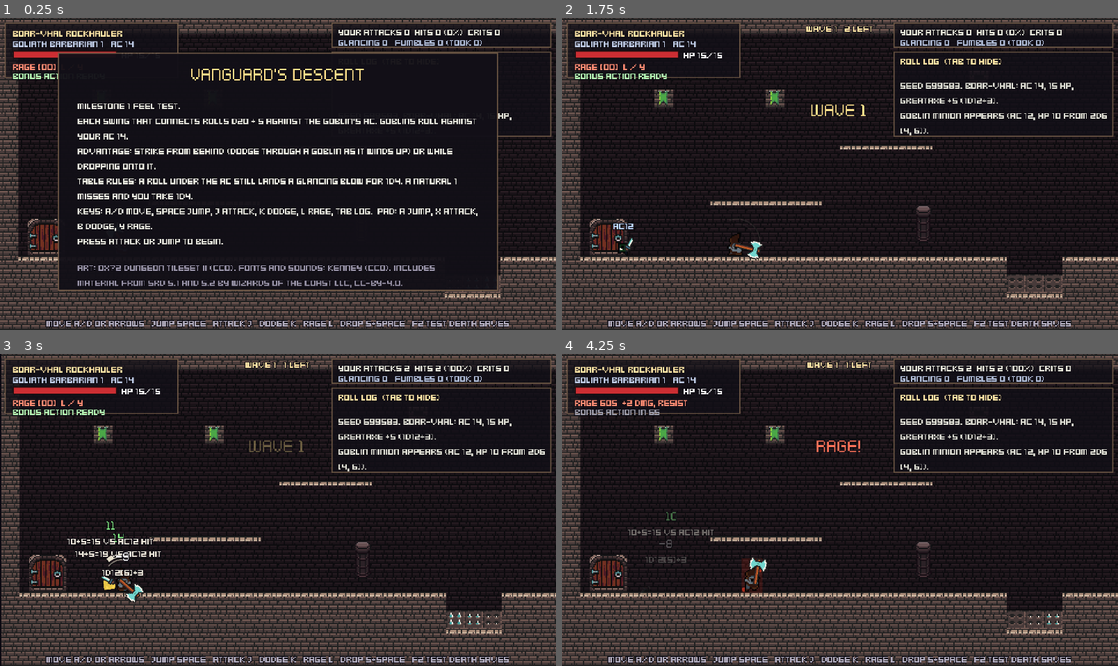
Above: before the commit, frames 1-4 (two rows, left to right).
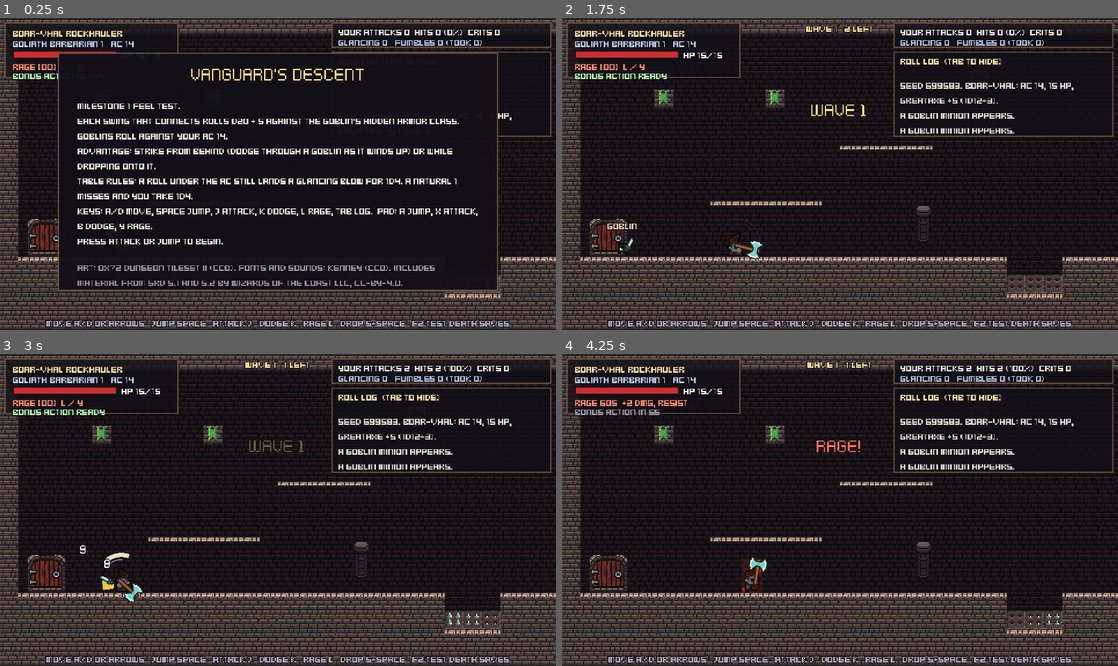
Above: after the commit, the same moments.

Repository: classifiedsecret/table-notes
Game: Godot game, scene res://main.tscn
Same seed, same stepped clock (60 frames per second), same inputs: the game is played once before the commit and once after it.
Inputs (mouse positions are in pixels of both pictures, inside the frame that each line leads up to):
- Up to frame 1 (0.25 s): no input
- Up to frame 2 (1.75 s): tap Enter (confirm) at 0.5 s; move the mouse to (962, 158) at 0.52 s; hold D (move_right) 0.53-1.25 s; tap J (attack) at 0.6 s; click (962, 158) at 0.67 s; tap Space (jump) at 0.77 s; drag from (728, 189) to (812, 236) at 1.27 s
- Up to frame 3 (3 s): move the mouse to (333, 441) at 2.02 s; hold A (move_left) 2.03-2.75 s; tap Enter (confirm) at 2.1 s; tap J (attack) at 2.3 s; drag from (250, 572) to (111, 463) at 2.77 s
- Up to frame 4 (4.25 s): move the mouse to (1006, 556) at 3.52 s; hold D (move_right) from 3.53 s (still down); tap L (rage) at 3.6 s; tap Space (jump) at 3.77 s; tap J (attack) at 3.8 s

The runs differ from the first frame. In frame 1, 0.5% of the frame differs, in the area x 13-86%, y 32-39%; in frame 2, 0.7%; in frame 3, 11%, in the area x 0-100%, y 0-100%; in frame 4, 0.9%.

Commit message:
Vanguard's Descent M1: playtest fixes for readability
- Death save card now closes when Boar-vhal rises.
- Screen shake removed.
- Floating text shows only damage numbers and MISS, flung away from
  the attacker at varied angles; dice maths moved to the roll log.
- Monster Armor Class hidden (tags, pop-ups and log): name tags
  replace AC tags and stack on rows when goblins bunch up.
- Goblins keep personal space so a pack reads as separate bodies.
- Test modes reachable from the page address (?test=crowd, ds, pit).

Co-Authored-By: Claude Opus 5.5 <noreply@anthropic.com>
Claude-Session: https://claude.ai/code/session_01FFZszJXgzQJUaVBRjoWg3e

Diff:
--- a/game-src/scripts/data/creatures.gd
+++ b/game-src/scripts/data/creatures.gd
@@ -22,6 +22,7 @@
 ## Goblin Minion (SRD 5.2, CR 1/8): AC 12, HP 7 (2d6), Dagger +4, 4 (1d4 + 2) piercing.
 const GOBLIN_MINION := {
 	"name": "Goblin Minion",
+	"display": "Goblin",
 	"ac": 12, "hp_count": 2, "hp_sides": 6,
 	"speed_ft": 30,
 	"weapon": {"name": "Dagger", "attack": 4, "count": 1, "sides": 4, "bonus": 2, "type": "piercing"},
@@ -32,6 +33,7 @@
 ## Goblin Warrior (SRD 5.2, CR 1/4): AC 15, HP 10 (3d6), Scimitar +4, 5 (1d6 + 2) slashing.
 const GOBLIN_WARRIOR := {
 	"name": "Goblin Warrior",
+	"display": "Goblin Warrior",
 	"ac": 15, "hp_count": 3, "hp_sides": 6,
 	"speed_ft": 30,
 	"weapon": {"name": "Scimitar", "attack": 4, "count": 1, "sides": 6, "bonus": 2, "type": "slashing"},
--- a/game-src/scripts/game/enemy.gd
+++ b/game-src/scripts/game/enemy.gd
@@ -37,7 +37,7 @@
 		max_hp += v
 	hp = max_hp
 	speed = 86.0 if d.name == "Goblin Minion" else 74.0
-	game.log_line("%s appears (AC %d, HP %d from %dd%d %s)." % [d.name, ac, hp, d.hp_count, d.hp_sides, str(hp_roll)])
+	game.log_line("A %s appears." % d.name)
 
 
 func _ready() -> void:
@@ -123,7 +123,7 @@
 			else:
 				if dir != 0.0:
 					facing = int(dir)
-				var close := absf(dx) < 20.0 and absf(dy) < 18.0
+				var close := absf(dx) < 22.0 and absf(dy) < 18.0
 				if close and _cd <= 0.0 and is_on_floor():
 					_go(State.WINDUP)
 					velocity.x = 0.0
@@ -184,13 +184,26 @@
 			if not p.is_down():
 				_go(State.CHASE)
 
+	# Keep personal space from other goblins so a pack reads as separate bodies.
+	if state != State.DEAD and state != State.STRIKE:
+		var push := 0.0
+		for o: Enemy in game.living_enemies():
+			if o == self:
+				continue
+			var ox := global_position.x - o.global_position.x
+			if absf(ox) < 20.0 and absf(global_position.y - o.global_position.y) < 14.0:
+				var side := signf(ox) if ox != 0.0 else (1.0 if get_instance_id() > o.get_instance_id() else -1.0)
+				push += side * (20.0 - absf(ox)) * 30.0
+		if push != 0.0 and (_ground_ahead_dir(signf(push)) or not is_on_floor()):
+			velocity.x = clampf(velocity.x + push * delta * 10.0, -speed * 1.3, speed * 1.3)
+
 	var g: float = ProjectSettings.get_setting("physics/2d/default_gravity")
 	velocity.y = minf(420.0, velocity.y + g * delta)
 	move_and_slide()
 	visual.scale.x = facing
 	if state != State.DEAD:
 		sprite.play("run" if absf(velocity.x) > 10.0 else "idle")
-	bar.call("set_values", hp, max_hp, ac, _show_bar > 0.0 or hp < max_hp)
+	bar.call("set_values", hp, max_hp, data.display, _show_bar > 0.0 or hp < max_hp)
 
 
 func _on_platform() -> bool:
@@ -211,6 +224,10 @@
 	return on_plat
 
 
+func _ground_ahead_dir(d: float) -> bool:
+	return game.room.is_ground_at(global_position + Vector2(d * 9.0, 4.0))
+
+
 func _ground_ahead() -> bool:
 	var probe := global_position + Vector2(facing * 9.0, 4.0)
 	return game.room.is_ground_at(probe)
--- a/game-src/scripts/game/enemy_bar.gd
+++ b/game-src/scripts/game/enemy_bar.gd
@@ -1,25 +1,32 @@
 extends Node2D
-## Tiny HP bar and AC tag above a monster.
+## Name tag and small HP bar above a monster. Armor Class stays hidden, as at the table.
 
 var _hp := 1
 var _max := 1
-var _ac := 10
+var _name := ""
 var _show := false
 
 
-func set_values(hp: int, max_hp: int, ac: int, show_bar: bool) -> void:
-	if hp != _hp or max_hp != _max or ac != _ac or show_bar != _show:
+func label_width() -> float:
+	return Art.FONT.get_string_size(_name.to_upper(), HORIZONTAL_ALIGNMENT_LEFT, -1, 8).x
+
+
+func set_values(hp: int, max_hp: int, display_name: String, show_bar: bool) -> void:
+	if hp != _hp or max_hp != _max or display_name != _name or show_bar != _show:
 		_hp = hp
 		_max = max_hp
-		_ac = ac
+		_name = display_name
 		_show = show_bar
 		queue_redraw()
 
 
 func _draw() -> void:
 	var font := Art.FONT
-	draw_string_outline(font, Vector2(-8, -1), "AC%d" % _ac, HORIZONTAL_ALIGNMENT_LEFT, -1, 8, 2, Color(0.05, 0.04, 0.07))
-	draw_string(font, Vector2(-8, -1), "AC%d" % _ac, HORIZONTAL_ALIGNMENT_LEFT, -1, 8, Color(0.75, 0.85, 1.0))
+	var text := _name.to_upper()
+	var w := font.get_string_size(text, HORIZONTAL_ALIGNMENT_LEFT, -1, 8).x
+	var p := Vector2(-w / 2.0, -1).round()
+	draw_string_outline(font, p, text, HORIZONTAL_ALIGNMENT_LEFT, -1, 8, 2, Color(0.05, 0.04, 0.07))
+	draw_string(font, p, text, HORIZONTAL_ALIGNMENT_LEFT, -1, 8, Color(0.9, 0.82, 0.7))
 	if _show:
 		draw_rect(Rect2(-9, 1, 18, 3), Color(0.05, 0.04, 0.07))
 		draw_rect(Rect2(-8, 2, 16.0 * _hp / maxf(1.0, _max), 1), Color(0.85, 0.2, 0.2))
--- a/game-src/scripts/game/float_text.gd
+++ b/game-src/scripts/game/float_text.gd
@@ -10,6 +10,16 @@
 var _life := 0.0
 var _duration := 1.3
 var _vel := Vector2(0, -22)
+var _gravity := 0.0
+
+
+## Like spawn, but flung outward from `pos` along `dir` in a short arc.
+static func fling(parent: Node, pos: Vector2, dir: Vector2, big: String, small: String, color: Color,
+		tumble_sides := 0, duration := 1.3) -> FloatText:
+	var f := spawn(parent, pos, big, small, color, tumble_sides, duration)
+	f._vel = dir.normalized() * 120.0
+	f._gravity = 80.0
+	return f
 
 
 static func spawn(parent: Node, pos: Vector2, big: String, small: String, color: Color,
@@ -50,7 +60,8 @@
 		return
 	scale = scale.lerp(Vector2.ONE, minf(1.0, delta * 14.0))
 	position += _vel * delta
-	_vel.y *= 0.96
+	_vel.y += _gravity * delta
+	_vel *= 0.97
 	var t := _life / _duration
 	modulate.a = 1.0 if t < 0.7 else maxf(0.0, 1.0 - (t - 0.7) / 0.3)
 	if _life >= _duration:
--- a/game-src/scripts/game/hud.gd
+++ b/game-src/scripts/game/hud.gd
@@ -96,6 +96,7 @@
 	ds_text.size = Vector2(150, 10)
 	ds_text.horizontal_alignment = HORIZONTAL_ALIGNMENT_CENTER
 	ds_panel.visible = false
+	(ds_panel.get_theme_stylebox("panel") as StyleBoxFlat).bg_color = Color(0.07, 0.06, 0.09, 0.96)
 
 	center_panel = _panel(Vector2(50, 30), Vector2(380, 206))
 	center_title = _label(center_panel, Vector2(0, 8), "", 24, Color(1, 0.88, 0.55), true)
--- a/game-src/scripts/game/main.gd
+++ b/game-src/scripts/game/main.gd
@@ -15,7 +15,6 @@
 var wave := 0
 var enemies: Array[Enemy] = []
 var stats := {"swings": 0, "rolls": 0, "hits": 0, "crits": 0, "fumbles": 0, "glances": 0, "self": 0, "taken": 0, "kills": 0}
-var _shake := 0.0
 var _wave_timer := -1.0
 var _door_toggle := 0
 
@@ -55,8 +54,34 @@
 	hud.build(self)
 	log_line("Seed %d. Boar-vhal: AC 14, 15 HP, Greataxe +5 (1d12+3)." % seed_value)
 
-	if OS.get_cmdline_user_args().has("--pittest"):
+	if _test("crowd") or _test("ds"):
 		phase = Phase.PLAY
+		hud.hide_center()
+		player.global_position = Vector2(300, 208)
+		if _test("crowd"):
+			player.max_hp = 999
+			player.hp = 999
+			for i in 4:
+				var e := Enemy.new()
+				e.setup(self, Creatures.monster("minion" if i % 2 else "warrior"))
+				e.position = room.doors[0] + Vector2(i * 2, 0)
+				e.facing = 1
+				add_child(e)
+				enemies.append(e)
+		var tm := Timer.new()
+		tm.wait_time = 0.5
+		tm.autostart = true
+		tm.timeout.connect(func():
+			var xs: Array = living_enemies().map(func(x): return roundi(x.global_position.x))
+			xs.sort()
+			print("[t] enemies x=%s  player hp=%d state=%s  ds_panel=%s" % [str(xs), player.hp, Player.State.keys()[player.state], hud.ds_panel.visible]))
+		add_child(tm)
+		if _test("ds"):
+			player.force_down()
+		return
+	if _test("pit"):
+		phase = Phase.PLAY
+		hud.hide_center()
 		player.global_position = Vector2(24 * 16 + 24, 150)
 		var tm := Timer.new()
 		tm.wait_time = 0.25
@@ -68,12 +93,22 @@
 		_start()
 	else:
 		hud.show_center("VANGUARD'S DESCENT", "Milestone 1 feel test.\n" +
-			"Each swing that connects rolls d20 + 5 against the goblin's AC. Goblins roll against your AC 14.\n" +
+			"Each swing that connects rolls d20 + 5 against the goblin's hidden Armor Class. Goblins roll against your AC 14.\n" +
 			"Advantage: strike from behind (dodge through a goblin as it winds up) or while dropping onto it.\n" +
 			"Table rules: a roll under the AC still lands a glancing blow for 1d4. A natural 1 misses and you take 1d4.\n" +
 			"Keys: A/D move, Space jump, J attack, K dodge, L Rage, Tab log.  Pad: A jump, X attack, B dodge, Y Rage.\n" +
 			"Press attack or jump to begin.",
 			"Art: 0x72 Dungeon Tileset II (CC0). Fonts and sounds: Kenney (CC0). Includes material from SRD 5.1 and 5.2 by Wizards of the Coast LLC, CC-BY-4.0.")
+
+
+## Test modes: "--crowdtest" on the command line, or "?test=crowd" in the page address.
+func _test(name: String) -> bool:
+	if OS.get_cmdline_user_args().has("--%stest" % name):
+		return true
+	if OS.has_feature("web"):
+		var q = JavaScriptBridge.eval("window.location.search", true)
+		return q is String and (q as String).contains("test=" + name)
+	return false
 
 
 func _setup_input() -> void:
@@ -176,12 +211,25 @@
 			_spawn_wave()
 
 	camera.global_position = player.global_position + Vector2(player.facing * 24.0, -20.0)
-	if _shake > 0.0:
-		_shake = maxf(0.0, _shake - delta * 12.0)
-		camera.offset = Vector2(randf_range(-_shake, _shake), randf_range(-_shake, _shake)).round()
-	else:
-		camera.offset = Vector2.ZERO
 	hud.refresh(player, stats, wave, living_enemies().size())
+	_layout_name_tags()
+
+
+## Stack monster name tags on extra rows when neighbours' names would overlap.
+func _layout_name_tags() -> void:
+	var es := living_enemies()
+	es.sort_custom(func(a, b): return a.global_position.x < b.global_position.x)
+	var row_end: Array[float] = []
+	for e in es:
+		var w: float = e.bar.call("label_width") + 4.0
+		var left := e.global_position.x - w / 2.0
+		var row := 0
+		while row < row_end.size() and row_end[row] > left:
+			row += 1
+		if row == row_end.size():
+			row_end.append(0.0)
+		row_end[row] = e.global_position.x + w / 2.0
+		e.bar.position.y = -22.0 - 9.0 * row
 
 
 func _spawn_wave() -> void:
@@ -229,47 +277,32 @@
 
 func show_attack(attacker: Node2D, target: Node2D, weapon: String, atk: Dictionary, dmg: Dictionary,
 		reasons: Array, glancing: bool) -> void:
+	# Floating text shows only damage and misses. The full roll goes to the roll log.
 	var by_player := attacker == player
-	var color := Color(0.55, 1.0, 0.55) if atk.hit else Color(0.72, 0.72, 0.76)
 	var verdict := "HIT" if atk.hit else "MISS"
 	if atk.crit:
-		color = Color(1.0, 0.85, 0.25)
-		verdict = "CRIT!"
+		verdict = "CRIT"
 	elif atk.fumble:
-		color = Color(1.0, 0.4, 0.35)
 		verdict = "NAT 1"
 	elif glancing:
 		verdict = "GLANCE"
-		color = Color(0.85, 0.85, 0.6)
-		if by_player:
-			stats.glances += 1
-	if not by_player:
-		color = Color(1.0, 0.5, 0.45) if atk.hit else Color(0.6, 0.8, 1.0)
-		if atk.crit:
-			color = Color(1.0, 0.3, 0.2)
 	var dice_txt := str(atk.rolls[0]) if atk.rolls.size() == 1 else "%d|%d" % [atk.rolls[0], atk.rolls[1]]
 	var mode_txt := ""
 	if atk.mode == Dice.Mode.ADVANTAGE:
-		mode_txt = " ADV"
+		mode_txt = "ADV"
 	elif atk.mode == Dice.Mode.DISADVANTAGE:
-		mode_txt = " DIS"
-	var small := "%s+%d=%d vs AC%d %s%s" % [dice_txt, atk.bonus, atk.total, atk.ac, verdict, mode_txt]
-	var head := target.global_position + Vector2(0, -34 if by_player else -42)
-	# Stack pop-ups that land on the same target close together.
-	var now := Time.get_ticks_msec()
-	var last: int = target.get_meta("pop_t", 0)
-	var stack: int = target.get_meta("pop_n", 0) + 1 if now - last < 700 else 0
-	target.set_meta("pop_t", now)
-	target.set_meta("pop_n", stack)
-	head.y -= 16 * stack
-	FloatText.spawn(self, head, str(atk.kept), small, color, 20, 1.4)
-	sfx.play("die", -8.0, 0.15)
+		mode_txt = "DIS"
+	sfx.play("die", -12.0, 0.15)
 
 	var who_a: String = "Boar-vhal" if by_player else attacker.data.name
 	var who_t: String = target.data.name if by_player else "Boar-vhal"
-	var line := "%s %s vs %s: d20 %s +%d = %d vs AC %d, %s" % [who_a, weapon, who_t, dice_txt, atk.bonus, atk.total, atk.ac, verdict]
+	var line := ""
+	if by_player:
+		line = "%s %s vs %s: d20 %s +%d = %d, %s" % [who_a, weapon, who_t, dice_txt, atk.bonus, atk.total, verdict]
+	else:
+		line = "%s %s vs %s: d20 %s +%d = %d vs AC %d, %s" % [who_a, weapon, who_t, dice_txt, atk.bonus, atk.total, atk.ac, verdict]
 	if mode_txt != "":
-		line += " (%s: %s)" % [mode_txt.strip_edges(), ", ".join(reasons)]
+		line += " (%s: %s)" % [mode_txt, ", ".join(reasons)]
 	if by_player:
 		stats.rolls += 1
 		if atk.hit:
@@ -278,42 +311,63 @@
 			stats.crits += 1
 		if atk.fumble:
 			stats.fumbles += 1
+		if glancing:
+			stats.glances += 1
 
 	if not dmg.is_empty():
 		var faces := ",".join(dmg.faces.map(func(v): return str(v)))
-		var dsmall := "%dd%d[%s]%+d" % [dmg.faces.size(), dmg.sides, faces, dmg.bonus]
-		if dmg.resisted:
-			dsmall += " halved"
-		line += ", %d damage (%s)" % [dmg.total, dsmall]
-		var dcol := Color(1, 1, 1) if by_player else Color(1, 0.35, 0.3)
-		var t := get_tree().create_timer(0.2)
-		t.timeout.connect(func():
-			if is_instance_valid(target):
-				FloatText.spawn(self, target.global_position + Vector2(10 * (1 if by_player else -1), -18), "-%d" % dmg.total, dsmall, dcol, 0, 1.1, 16))
+		line += ", %d damage (%dd%d[%s]%+d%s)" % [dmg.total, dmg.faces.size(), dmg.sides, faces, dmg.bonus, " halved" if dmg.resisted else ""]
+		var col := Color(1, 1, 1)
+		if by_player:
+			if atk.crit:
+				col = Color(1.0, 0.85, 0.25)
+			elif glancing:
+				col = Color(0.78, 0.76, 0.66)
+		else:
+			col = Color(1.0, 0.38, 0.32)
+		FloatText.fling(self, target.global_position + Vector2(0, -16), _away_dir(target, attacker), str(dmg.total), "", col, 0, 1.1)
 		if by_player:
 			sfx.play("crit" if atk.crit else ("hit_light" if glancing else "hit"), -4.0 if atk.crit else -3.0)
-			hitstop(0.09 if atk.crit else 0.05)
-			shake(4.0 if atk.crit else 1.5)
+			if not glancing:
+				hitstop(0.09 if atk.crit else 0.05)
 		else:
 			stats.taken += dmg.total
-	elif by_player:
-		sfx.play("deflect", -5.0)
+	else:
+		FloatText.fling(self, target.global_position + Vector2(0, -24), _roll_dir(), "MISS", "", Color(0.72, 0.74, 0.8), 0, 0.9)
+		if by_player:
+			sfx.play("deflect", -5.0)
 	log_line(line + ".")
+
+
+var _pop_n := 0
+
+
+## Attack rolls rise from the target's head, leaning alternately left and right.
+func _roll_dir() -> Vector2:
+	_pop_n += 1
+	return Vector2(-0.8 if _pop_n % 2 == 0 else 0.8, -1.0)
+
+
+## Damage flies away from whoever dealt it, at a varied angle so numbers fan out.
+func _away_dir(target: Node2D, source: Node2D) -> Vector2:
+	_pop_n += 1
+	var side := signf(target.global_position.x - source.global_position.x)
+	if side == 0.0:
+		side = 1.0
+	var lift: float = [-0.35, -0.9, -0.6][_pop_n % 3]
+	return Vector2(side * 1.4, lift)
 
 
 func show_fumble(p: Node2D, dmg: Dictionary) -> void:
 	stats.self += dmg.total
 	var t := get_tree().create_timer(0.25)
 	t.timeout.connect(func():
-		FloatText.spawn(self, p.global_position + Vector2(-10, -22), "-%d" % dmg.total, "NAT 1 FUMBLE 1D4[%d]" % dmg.faces[0], Color(1, 0.4, 0.3), 0, 1.3, 16))
+		FloatText.fling(self, p.global_position + Vector2(0, -14), Vector2(-p.facing * 1.4, -0.7), str(dmg.total), "", Color(1, 0.4, 0.3), 0, 1.1))
 	log_line("Natural 1: the greataxe swing goes wrong. Boar-vhal takes %d (1d4)." % dmg.total)
 
 
 func show_save(target: Node2D, label: String, sv: Dictionary, total: int, dmg: Dictionary) -> void:
-	var color := Color(0.6, 1.0, 0.6) if sv.success else Color(1.0, 0.5, 0.45)
-	var small := "%s %d%+d=%d vs DC%d %s" % [label, sv.kept, sv.bonus, sv.total, sv.dc, "SAVED" if sv.success else "FAILED"]
-	FloatText.spawn(self, target.global_position + Vector2(0, -40), str(sv.kept), small, color, 20, 1.6)
-	sfx.play("die", -8.0)
+	FloatText.fling(self, target.global_position + Vector2(0, -16), Vector2(0, -1), str(total), "", Color(1.0, 0.38, 0.32), 0, 1.1)
 	log_line("Spike pit: %s d20 %d %+d = %d vs DC %d, %s. %d piercing%s." % [label, sv.kept, sv.bonus, sv.total, sv.dc,
 		"half damage" if sv.success else "full damage", total, " (Rage halves it)" if dmg.resisted else ""])
 
@@ -323,8 +377,6 @@
 	hud.death_saves(true, player.death_saves, r)
 	var words := {"revive": "natural 20, revive", "success": "success", "fail": "failure", "fail2": "natural 1, two failures"}
 	log_line("Death save: d20 %d, %s (%d successes, %d failures)." % [r.roll, words[r.effect], player.death_saves.successes, player.death_saves.failures])
-	if outcome == "revive" or outcome == "stable" and not player.is_down():
-		hud.death_saves(false, player.death_saves)
 
 
 func death_saves_changed() -> void:
@@ -343,10 +395,6 @@
 
 func toast(text: String) -> void:
 	hud.toast(text)
-
-
-func shake(amount: float) -> void:
-	_shake = maxf(_shake, amount)
 
 
 func hitstop(seconds: float) -> void:
--- a/game-src/scripts/game/player.gd
+++ b/game-src/scripts/game/player.gd
@@ -356,7 +356,6 @@
 	hp = maxi(0, hp - amount)
 	_flash = 1.0
 	hp_changed.emit()
-	game.shake(3.0 if crit else 1.5)
 	game.sfx.play("hit", -2.0)
 	if hp <= 0:
 		_go_down()
@@ -408,7 +407,6 @@
 	hp = 1
 	hp_changed.emit()
 	death_saves.reset()
-	game.death_saves_changed()
 	game.log_line(msg)
 	game.banner(msg.split(".")[0] + ".", Color(0.6, 1.0, 0.6))
 	weapon_pivot.visible = true
@@ -418,6 +416,7 @@
 	tw.parallel().tween_property(visual, "position", Vector2.ZERO, 0.25)
 	_iframes = 1.2
 	_set_state(State.NORMAL)
+	game.death_saves_changed()
 
 
 func _die(reason: String) -> void:
@@ -471,7 +470,6 @@
 		(sprite.material as ShaderMaterial).set_shader_parameter("flash_color", Color.WHITE))
 	game.banner("RAGE!", Color(1.0, 0.45, 0.35))
 	game.log_line("Bonus action: Rage (%d left). +2 damage, resistance to bludgeoning, piercing and slashing for 1 minute." % rage_uses)
-	game.shake(2.0)
 	game.sfx.play("thud", -4.0)
 
 
Not shown, changed: game/index.pck
